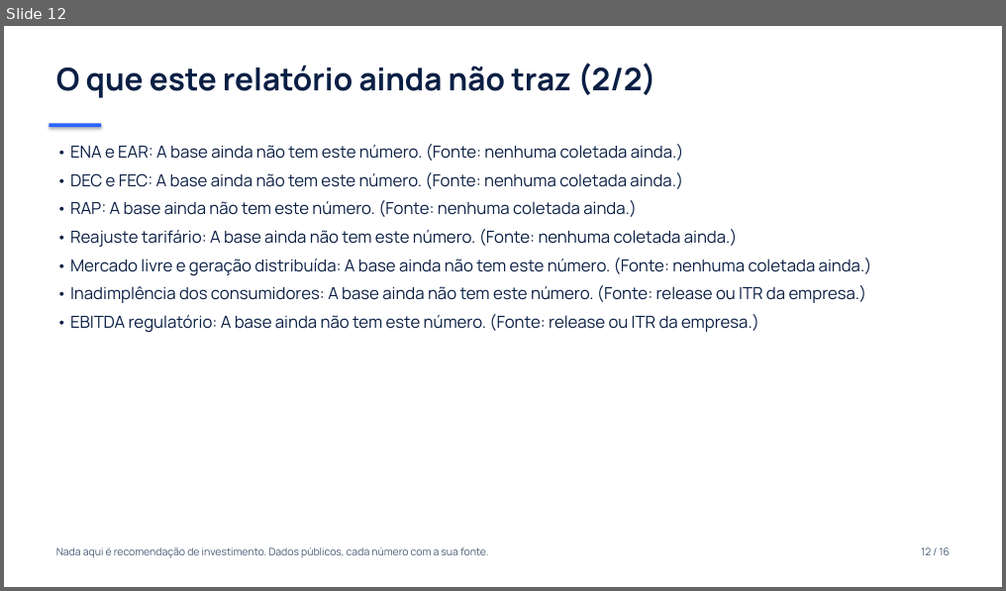
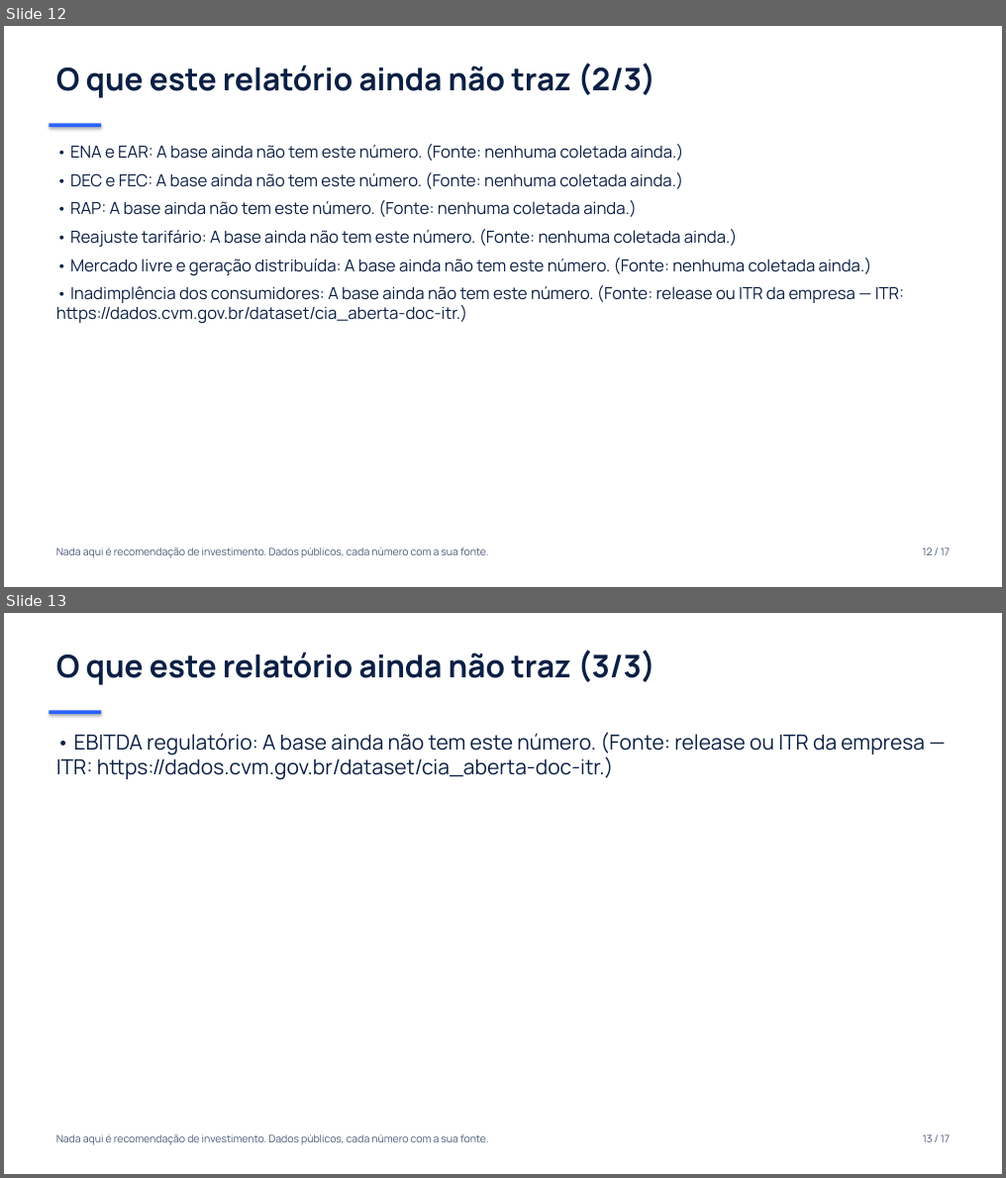
Before and after one commit to tbc174/tickerlab, a slide deck: site/relatorio/setor-eletricas-apresentacao.pptx. Shown one above the other, each under a label of ours: slide 12 before the commit, slides 12 and 13 after it. The pictures are 1006x591 and 1006x1178 pixels, drawn with LibreOffice and Linux fonts; fonts in the diff are those of the drawing. Boxes give left, top, right and bottom in pixels: in the first picture for what was removed or moved away, otherwise in the second. Text is boxed around its words. In the diff, an @@ line names an element or a change of style, - is before the commit and + after.

```diff
--- a/site/relatorio/setor-eletricas-apresentacao.pptx
+++ b/site/relatorio/setor-eletricas-apresentacao.pptx
@@ slide 13 added at (4,613,1002,1174), background #FFFFFF @@
@@ text added at (56,650,655,685), 30 pt, text #0A1F44, bold @@
+O que este relatório ainda não traz (3/3)
@@ rectangle added at (49,710,101,714), fill #2962FF @@
@@ text added at (56,732,925,780), 20 pt, text #0A1F44 @@
+• EBITDA regulatório: A base ainda não tem este número. (Fonte: release ou ITR da empresa — ITR: https://dados.cvm.gov.br/dataset/cia_aberta-doc-itr.)
@@ text added at (56,1135,488,1146), 10 pt, text #4A5A78 @@
+Nada aqui é recomendação de investimento. Dados públicos, cada número com a sua fonte.
@@ text added at (923,1135,949,1143), 10 pt, text #4A5A78 @@
+13 / 17
@@ slide 12 changed as well @@
@@ text at (56,63,655,98): text changed @@
-O que este relatório ainda não traz (2/2)
+O que este relatório ainda não traz (2/3)
@@ text at (56,285,904,324): text changed @@
-• Inadimplência dos consumidores: A base ainda não tem este número. (Fonte: release ou ITR da empresa.)
-• EBITDA regulatório: A base ainda não tem este número. (Fonte: release ou ITR da empresa.)
+• Inadimplência dos consumidores: A base ainda não tem este número. (Fonte: release ou ITR da empresa — ITR: https://dados.cvm.gov.br/dataset/cia_aberta-doc-itr.)
@@ text at (923,548,949,556): text changed @@
-12 / 16
+12 / 17
```
Also in this commit, not shown: 15 other slides changed, 12 other files.
